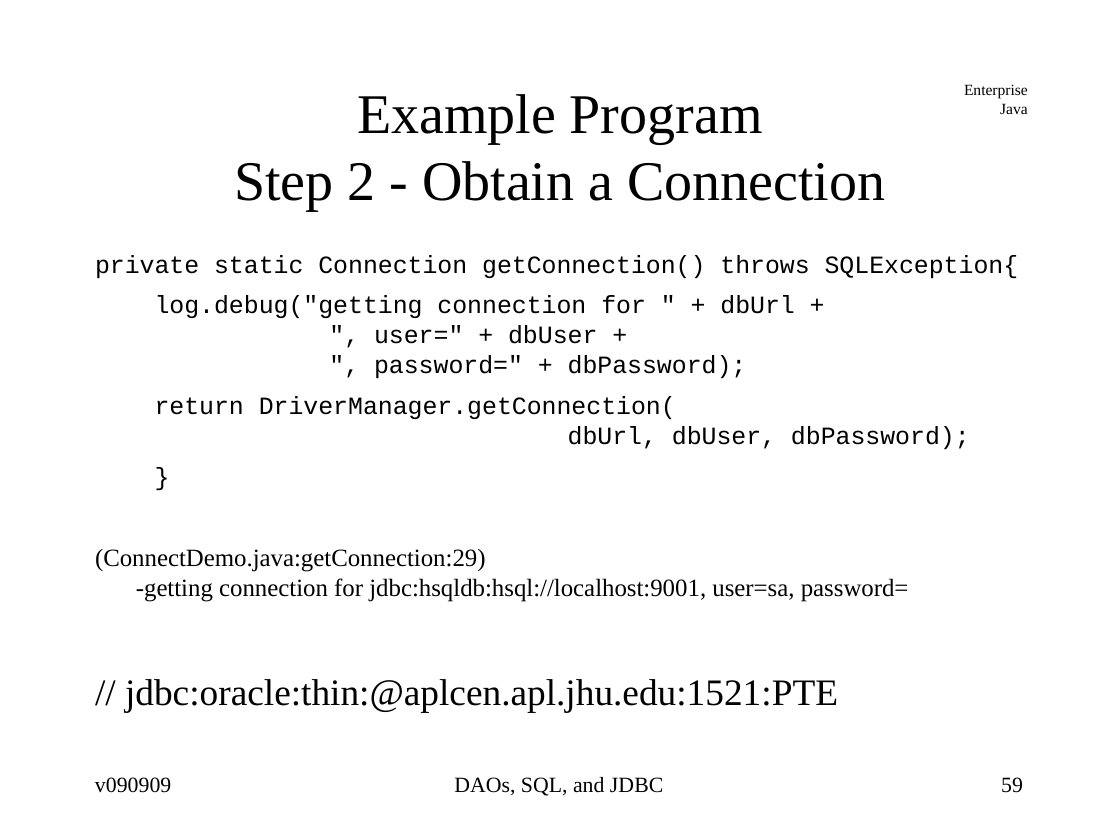
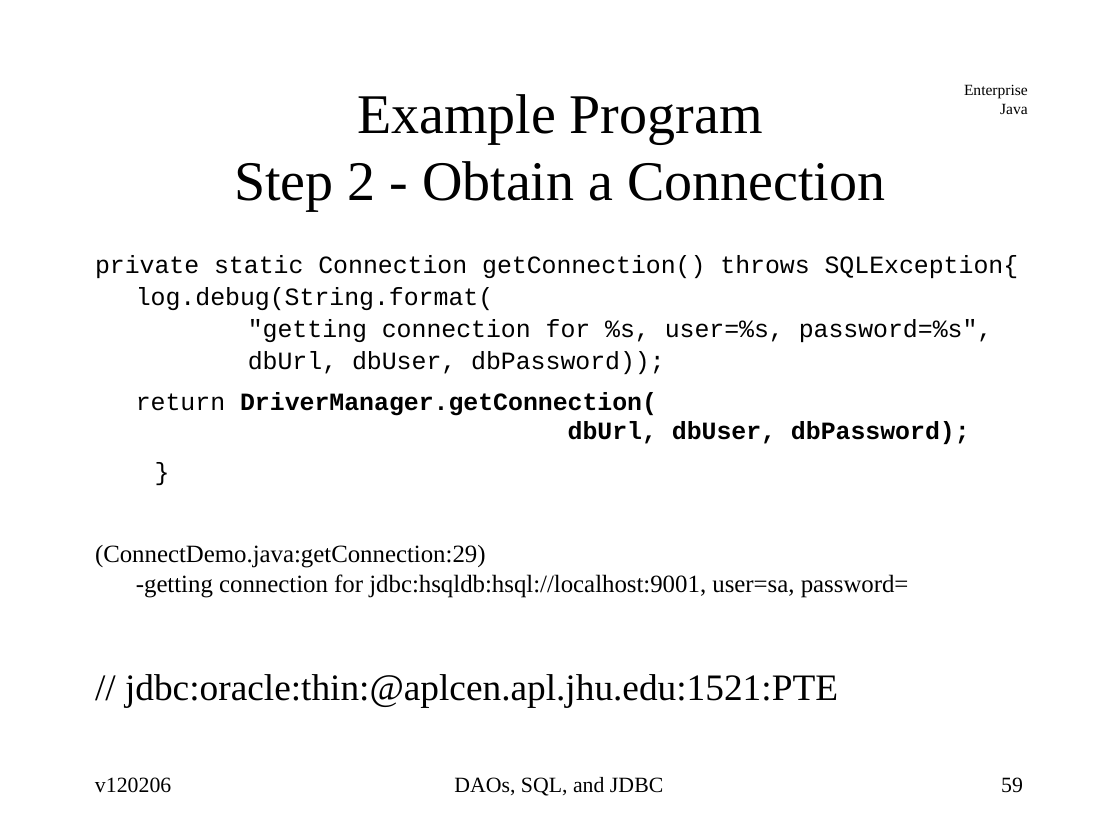
Before and after one commit to jcstaff/ejava-javaee, a slide deck: slide 59 of jdbcDAO/src/site/resources/lectures/jdbcDAO.ppt. Drawn at 1120x840 pixels with LibreOffice and Linux fonts; fonts in the diff are those of the drawing. Boxes give left, top, right and bottom in pixels: in the first picture for what was removed or moved away, otherwise in the second. Text is boxed around its words. In the diff, an @@ line names an element or a change of style, - is before the commit and + after.

Commit message:
updated source code examples

```diff
--- a/jdbcDAO/src/site/resources/lectures/jdbcDAO.ppt
+++ b/jdbcDAO/src/site/resources/lectures/jdbcDAO.ppt
@@ text at bbox=[136, 287, 993, 374]: text changed @@
-log.debug("getting connection for " + dbUrl +
-", user=" + dbUser +
-", password=" + dbPassword);
+log.debug(String.format(
+"getting connection for %s, user=%s, password=%s",
+dbUrl, dbUser, dbPassword));
@@ text at bbox=[136, 392, 970, 444]: bold on in "DriverManager.getConnection( dbUrl, dbUser, dbPassword);"; more space between paragraphs @@
@@ text at bbox=[95, 777, 171, 793]: text changed @@
-v090909
+v120206
```
Also in this commit, not shown: 95 other slides changed, 1 slide added, 4 slides removed.
